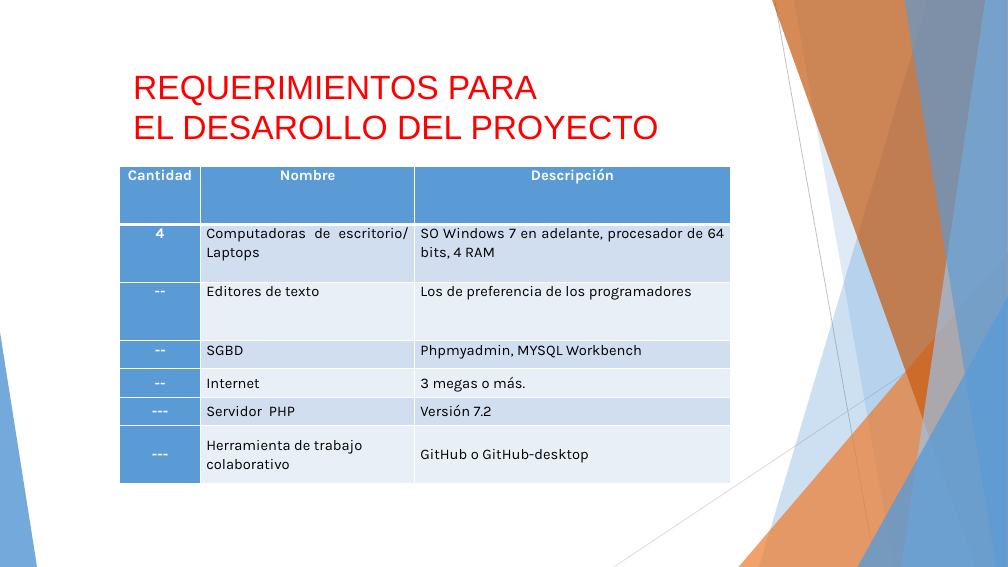
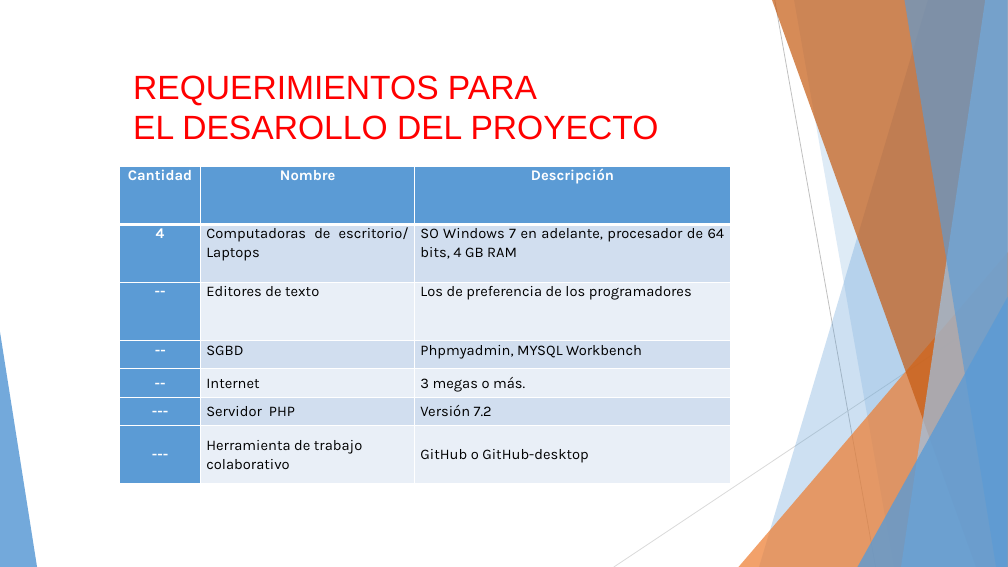
Before and after one commit to DAW-SIS32-G2/DAW-PlataformaNotasITCA, a slide deck: slide 7 of Documentacion/Presentacion_Final.pptx. Drawn at 1008x567 pixels with LibreOffice and Linux fonts; fonts in the diff are those of the drawing. Boxes give left, top, right and bottom in pixels: in the first picture for what was removed or moved away, otherwise in the second. Text is boxed around its words. In the diff, an @@ line names an element or a change of style, - is before the commit and + after.

```diff
--- a/Documentacion/Presentacion_Final.pptx
+++ b/Documentacion/Presentacion_Final.pptx
@@ table at (119,166,730,484) @@
-row 2, column 3: SO Windows 7 en adelante, procesador de 64 bits, 4 RAM
+row 2, column 3: SO Windows 7 en adelante, procesador de 64 bits, 4 GB RAM
```
Also in this commit, not shown: 1 other slide changed, 7 other files.
